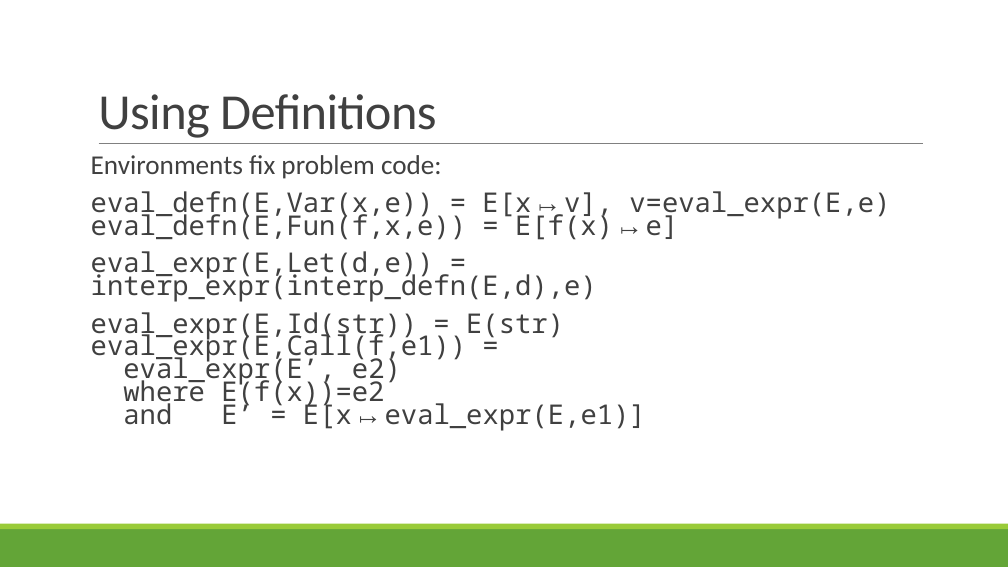
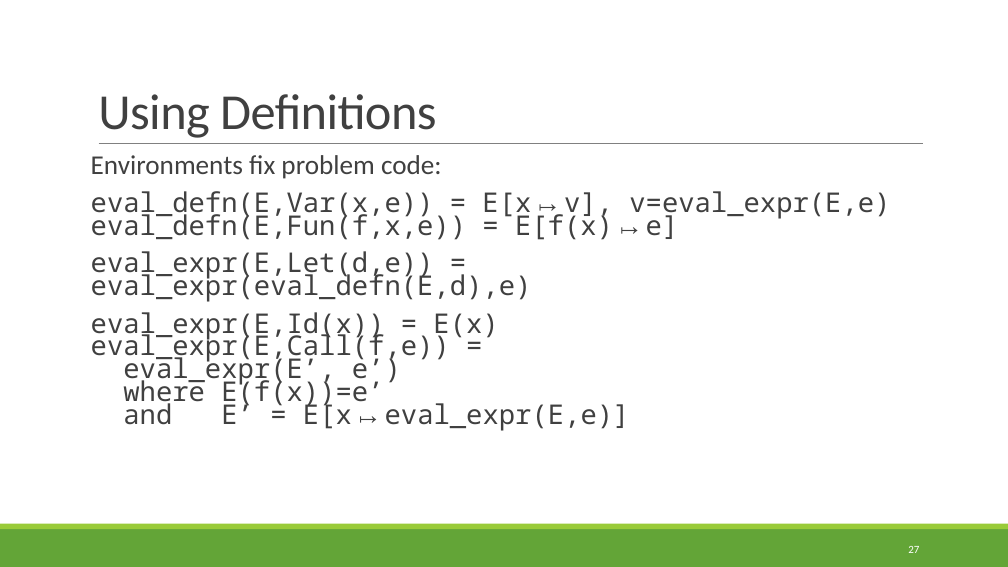
Before and after one commit to rbohrer/pl-course, a slide deck: slide 27 of LectureSlides/05Evaluators.pptx. Drawn at 1008x567 pixels with LibreOffice and Linux fonts; fonts in the diff are those of the drawing. Boxes give left, top, right and bottom in pixels: in the first picture for what was removed or moved away, otherwise in the second. Text is boxed around its words. In the diff, an @@ line names an element or a change of style, - is before the commit and + after.

```diff
--- a/LectureSlides/05Evaluators.pptx
+++ b/LectureSlides/05Evaluators.pptx
@@ text at (x1=91, y1=251, x2=629, y2=431): text changed @@
-eval_expr(E,Let(d,e)) = interp_expr(interp_defn(E,d),e)
-eval_expr(E,Id(str)) = E(str)
-eval_expr(E,Call(f,e1)) =
-eval_expr(E’, e2)
-where E(f(x))=e2
-and E’ = E[x↦eval_expr(E,e1)]
+eval_expr(E,Let(d,e)) = eval_expr(eval_defn(E,d),e)
+eval_expr(E,Id(x)) = E(x)
+eval_expr(E,Call(f,e)) =
+eval_expr(E’, e’)
+where E(f(x))=e’
+and E’ = E[x↦eval_expr(E,e)]
@@ page number added at (x1=908, y1=546, x2=919, y2=553), 10.5 pt, text #FFFFFF @@
+27
```
Also in this commit, not shown: 36 other slides changed.
